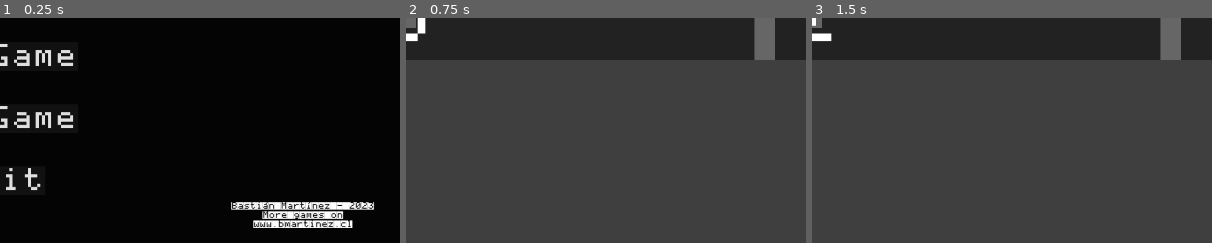
Above: before the commit, frames 1-3 (left to right).
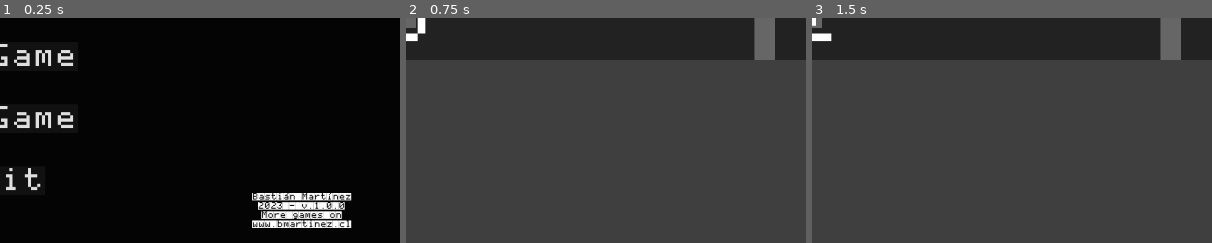
Above: after the commit, the same moments.

Repository: Bastianleaf/PongMechanic
Game: Godot game, scene res://Game.tscn
Two runs of this game, one before a commit and one after it. Both use one fixed random seed, a clock stepped at 60 frames per second and the inputs below.
Inputs:
- Up to frame 1 (0.25 s): no input
- Up to frame 2 (0.75 s): click "1P Game" at 0.5 s
- Up to frame 3 (1.5 s): tap Enter at 1.25 s; hold W (1p_up) from 1.28 s (still down)
The pictures show only the part of the screen within x 50-100%, y 50-100%; the shares and areas given below are measured in that part.

The runs differ from the first frame. In frame 1, 2.6% of the frame differs, in the area x 57-94%, y 77-94%; in frame 2, nothing differs; in frame 3, nothing differs.

Commit message:
Update title screen

Diff:
--- a/icon.svg
+++ b/icon.svg
@@ -1,7 +1 @@
-<?xml version="1.0" encoding="UTF-8"?>
-<!DOCTYPE svg PUBLIC "-//W3C//DTD SVG 1.1//EN" "http://www.w3.org/Graphics/SVG/1.1/DTD/svg11.dtd">
-<svg xmlns="http://www.w3.org/2000/svg" version="1.1" width="267px" height="271px" style="shape-rendering:geometricPrecision; text-rendering:geometricPrecision; image-rendering:optimizeQuality; fill-rule:evenodd; clip-rule:evenodd" xmlns:xlink="http://www.w3.org/1999/xlink">
-<g><path style="opacity:1" fill="#3f3f3f" d="M -0.5,-0.5 C 88.5,-0.5 177.5,-0.5 266.5,-0.5C 266.5,89.8333 266.5,180.167 266.5,270.5C 177.5,270.5 88.5,270.5 -0.5,270.5C -0.5,180.167 -0.5,89.8333 -0.5,-0.5 Z"/></g>
-<g><path style="opacity:1" fill="#fefffe" d="M 50.5,27.5 C 67.1667,27.5 83.8333,27.5 100.5,27.5C 100.5,94.1667 100.5,160.833 100.5,227.5C 83.8333,227.5 67.1667,227.5 50.5,227.5C 50.5,160.833 50.5,94.1667 50.5,27.5 Z"/></g>
-<g><path style="opacity:1" fill="#fefffe" d="M 172.5,184.5 C 189.167,184.5 205.833,184.5 222.5,184.5C 222.5,201.167 222.5,217.833 222.5,234.5C 205.833,234.5 189.167,234.5 172.5,234.5C 172.5,217.833 172.5,201.167 172.5,184.5 Z"/></g>
-</svg>
+<svg xmlns="http://www.w3.org/2000/svg" viewBox="0 0 250 250"><defs><style>.cls-1{fill:#fff;}</style></defs><g id="Capa_2" data-name="Capa 2"><rect width="250" height="250"/></g><g id="Capa_1" data-name="Capa 1"><path class="cls-1" d="M50.05,225V25h50.21V225Z" transform="translate(0 0)"/><path class="cls-1" d="M200.08,150H150V100h50.05Z" transform="translate(0 0)"/></g></svg>
--- a/ui/title_screen/TitleScreen.tscn
+++ b/ui/title_screen/TitleScreen.tscn
@@ -88,11 +88,12 @@
 
 [node name="Copyright" type="Label" parent="."]
 layout_mode = 0
-offset_left = 1505.0
-offset_top = 982.0
-offset_right = 1869.0
-offset_bottom = 1060.0
-text = "Bastián Martínez - 2023
+offset_left = 1502.0
+offset_top = 960.0
+offset_right = 1866.0
+offset_bottom = 1048.0
+text = "Bastián Martínez
+2023 - v.1.0.0
 More games on
 www.bmartinez.cl"
 label_settings = SubResource("LabelSettings_fwf2y")
Not shown, added: export_presets.cfg
